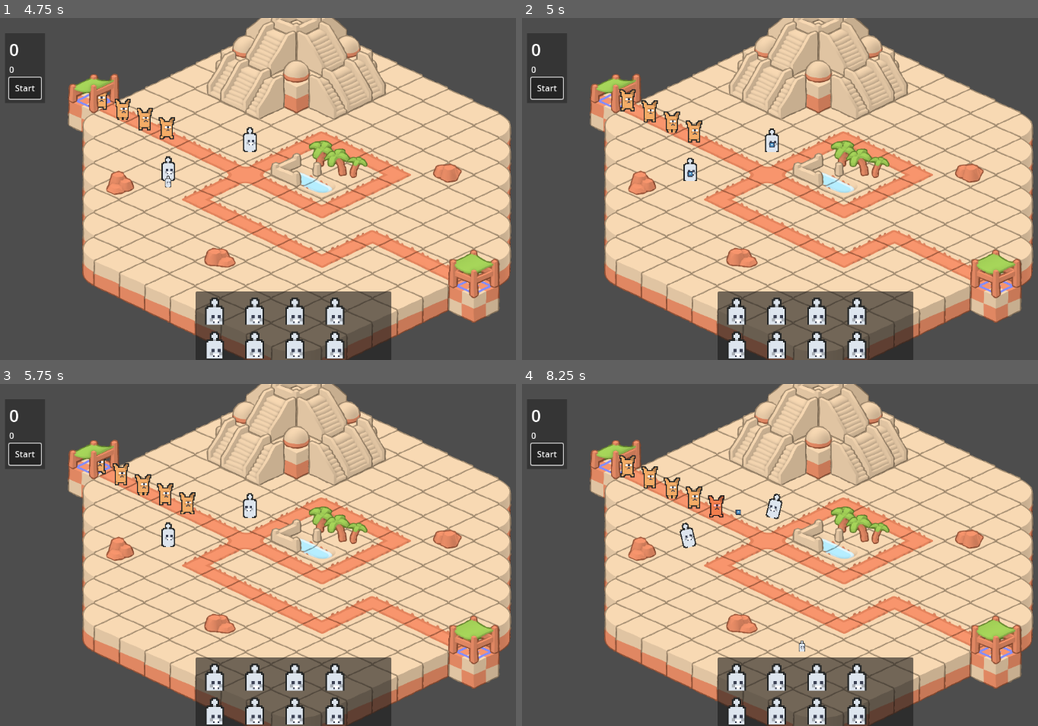
Above: before the commit, frames 1-4 (two rows, left to right).
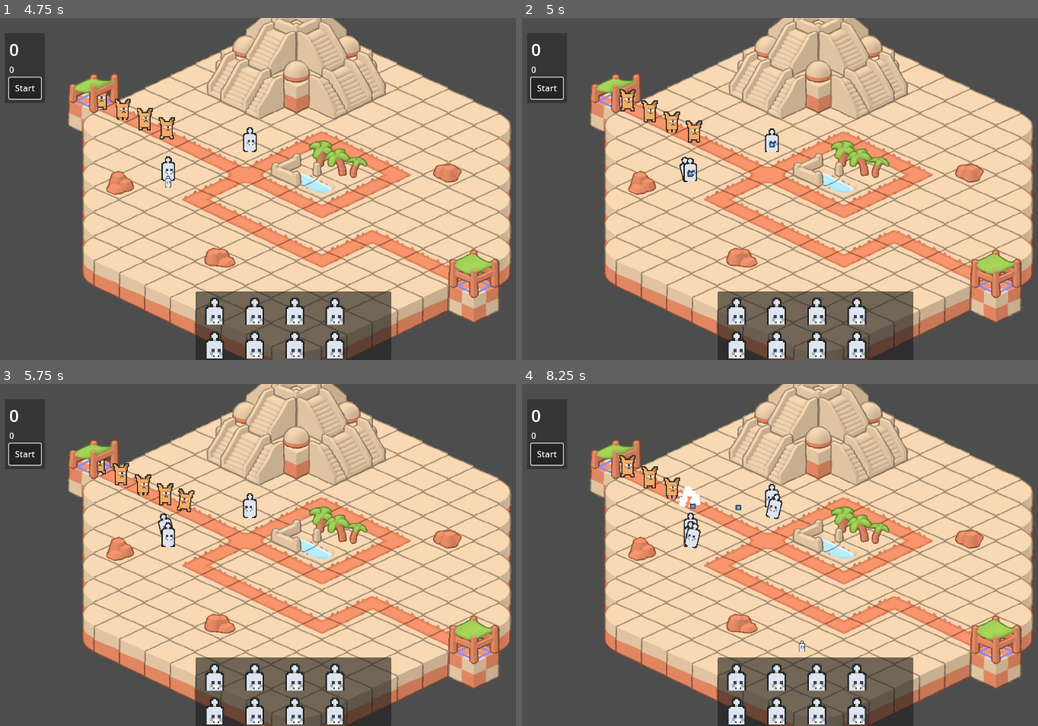
Above: after the commit, the same moments.

Repository: NJ140/brackeys-game-jam-2025.2
Game: Godot game, scene res://Levels/level.tscn
Same seed, same stepped clock (60 frames per second), same inputs: the game is played once before the commit and once after it. The engine's default icon, where the game draws it, is replaced by a stand-in: a white triangle on a blue panel in a dark square.
Inputs (mouse positions are in pixels of both pictures, inside the frame that each line leads up to):
- Up to frame 1 (4.75 s): click "Start" at 0.5 s; click "Start" at 1.25 s; tap Enter (ui_accept) at 2, 3.8 s; drag from (170, 171) to (113, 113) at 2.02 s; drag from (247, 141) to (129, 120) at 2.77 s; move the mouse to (294, 325) at 3.52 s; hold Right (ui_right) 3.53-4.25 s; hold Right mouse button (right_click) 3.53-4.25 s; click (294, 325) at 3.67 s; drag from (216, 308) to (170, 182) at 4.27 s
- Up to frame 2 (5 s): no input
- Up to frame 3 (5.75 s): drag from (216, 708) to (170, 537) at 5.02 s
- Up to frame 4 (8.25 s): drag from (774, 674) to (769, 507) at 5.77 s; move the mouse to (774, 708) at 6.52 s; hold Down (ui_down) 6.53-7.25 s; hold Enter (ui_accept) 6.53-7.25 s; click (774, 708) at 6.67 s; tap Escape (ui_cancel) at 7.15 s; drag from (816, 674) to (769, 517) at 7.27 s; drag from (816, 708) to (769, 517) at 8.02 s

Frame 1 is identical in both runs. In frame 2, less than 0.1% of the frame differs, in the area x 30-33%, y 40-49%; in frame 3, 0.3%; in frame 4, 0.8%, in the area x 29-50%, y 29-49%.
Error after the commit: Invalid call. Nonexistent function 'not_enogh_biscuits' in base 'RefCounted (_Player)'. (res://player.gd:37)

Commit message:
for the boys

Diff:
--- a/Julian/StreamPlayer.tscn
+++ b/Julian/StreamPlayer.tscn
@@ -5,5 +5,4 @@
 [node name="AudioStreamPlayer" type="AudioStreamPlayer"]
 stream = ExtResource("1_bgaxy")
 autoplay = true
-stream_paused = true
 bus = &"Music"
--- a/Kevin/Menu.gd
+++ b/Kevin/Menu.gd
@@ -56,11 +56,11 @@
 	if get_viewport().is_input_handled():
 		return
 	if in_subpage:
-		if e.is_action_pressed("ui_cancel") or e.is_action_pressed("ui_cancel"):
+		if e.is_action_pressed("ui_cancel"):
 			_leave_current_page()
 		return
 
-	if e.is_action_pressed("ui_down") or e.is_action_pressed("ui_down"):
+	if e.is_action_pressed("ui_down"):
 		_move(1)
 	elif e.is_action_pressed("ui_cancel") or e.is_action_pressed("ui_up"):
 		_move(-1)
--- a/Kevin/pages/ItemsPage.gd
+++ b/Kevin/pages/ItemsPage.gd
@@ -90,28 +90,28 @@
 	var at_left_edge := (selected % cols) == 0
 
 	# Back (Esc/B/Circle) → stop capturing and notify parent
-	if event.is_action_pressed("menu_back") or event.is_action_pressed("ui_cancel"):
+	if event.is_action_pressed("ui_cancel") or event.is_action_pressed("ui_cancel"):
 		focus_out()
 		emit_signal("request_back")
 		return
 
-	if event.is_action_pressed("menu_left") or event.is_action_pressed("ui_left"):
+	if event.is_action_pressed("ui_left"):
 		if at_left_edge:
 			focus_out()
 			emit_signal("request_back")
 			return
 		_move(-1, 0); accept_event(); return
 
-	if event.is_action_pressed("menu_right") or event.is_action_pressed("ui_right"):
+	if event.is_action_pressed("ui_right"):
 		_move(1, 0); accept_event(); return
 
-	if event.is_action_pressed("menu_down") or event.is_action_pressed("ui_down"):
+	if event.is_action_pressed("ui_down"):
 		_move(0, 1); accept_event(); return
 
-	if event.is_action_pressed("menu_up") or event.is_action_pressed("ui_up"):
+	if event.is_action_pressed("ui_up"):
 		_move(0, -1); accept_event(); return
 
-	if event.is_action_pressed("menu_confirm") or event.is_action_pressed("ui_accept"):
+	if event.is_action_pressed("ui_accept"):
 		_activate(); accept_event(); return
 
 func _move(dx: int, dy: int) -> void:
--- a/Kevin/pages/SkillsPage.gd
+++ b/Kevin/pages/SkillsPage.gd
@@ -223,11 +223,11 @@
 	if !_is_active():
 		return
 
-	if event.is_action_pressed("menu_left"):
+	if event.is_action_pressed("ui_left"):
 		_move_selection(-1); accept_event()
-	elif event.is_action_pressed("menu_right"):
+	elif event.is_action_pressed("ui_right"):
 		_move_selection(1); accept_event()
-	elif event.is_action_pressed("menu_confirm"):
+	elif event.is_action_pressed("ui_accept"):
 		_try_upgrade_selected(); accept_event()
 
 func _is_active() -> bool:
--- a/Kevin/pages/SystemPage.gd
+++ b/Kevin/pages/SystemPage.gd
@@ -173,17 +173,17 @@
 
 	var kind := _entry_kind(index)
 
-	if event.is_action_pressed("menu_back") or event.is_action_pressed("ui_cancel"):
+	if event.is_action_pressed("ui_cancel"):
 		focus_out()
 		emit_signal("request_back")
 		return
 
-	if event.is_action_pressed("menu_down") or event.is_action_pressed("ui_down"):
+	if event.is_action_pressed("ui_down"):
 		_move(1); accept_event(); return
-	if event.is_action_pressed("menu_up") or event.is_action_pressed("ui_up"):
+	if event.is_action_pressed("ui_up"):
 		_move(-1); accept_event(); return
 
-	if event.is_action_pressed("menu_left") or event.is_action_pressed("ui_left"):
+	if event.is_action_pressed("ui_left"):
 		match kind:
 			"button":
 				focus_out()
@@ -202,7 +202,7 @@
 					accept_event()
 		return
 
-	if event.is_action_pressed("menu_right") or event.is_action_pressed("ui_right"):
+	if event.is_action_pressed("ui_right"):
 		match kind:
 			"button":
 				pass
@@ -220,7 +220,7 @@
 					accept_event()
 		return
 
-	if event.is_action_pressed("menu_confirm") or event.is_action_pressed("ui_accept"):
+	if event.is_action_pressed("ui_accept"):
 		match kind:
 			"button":
 				_activate_button(entries[index]); accept_event()
--- a/Levels/level.tscn
+++ b/Levels/level.tscn
@@ -656,6 +656,5 @@
 text = "Start"
 
 [node name="AudioStreamPlayer" parent="." instance=ExtResource("11_ugh17")]
-stream_paused = false
 
 [connection signal="pressed" from="HUD/Stats/MarginContainer/VBoxContainer/Button" to="HUD/Stats" method="_on_button_pressed"]
--- a/Tower/tower.gd
+++ b/Tower/tower.gd
@@ -22,6 +22,7 @@
 @export var projectile_speed := 300 #pixels/sec
 @export var disabled = false
 
+var abilities := []
 var dict_enemies_in_range:Dictionary= {}
 var current_target = null
 
--- a/Tower/towers.gd
+++ b/Tower/towers.gd
@@ -3,6 +3,6 @@
 func _ready() -> void:
 	EventBus.TOWER.built.connect(add_tower)
 
-func add_tower(tower,pos):
+func add_tower(tower:Tower,pos:Vector2):
 	add_child(tower)
-	tower.pos
+	tower.global_position = pos
--- a/drop_tower.gd
+++ b/drop_tower.gd
@@ -1,10 +1,7 @@
 extends TextureRect
 
-@export var tower_data := {
-	"tower_type": null,
-	"abilities": [],
-	"level": 0
-}
+@export var tower_data :Tower.Type = Tower.Type.Ranger
+
 var tower_sprite_frame := preload("res://Tower/tower_sprite_frame.tres")
 var current_drag: Node2D = AnimatedSprite2D.new()
 var dragged = false
--- a/event_bus.gd
+++ b/event_bus.gd
@@ -38,3 +38,4 @@
 	signal took_damage(strength)
 	signal build_tower_invalid(reason)
 	signal earn_buiscuts(biscuits:Dictionary[BiscuitEconomy.Flavor,int])
+	signal update_biscuit_count(biscuits:Dictionary[BiscuitEconomy.Flavor,int])
--- a/player.gd
+++ b/player.gd
@@ -36,23 +36,24 @@
 	if data.cost > biscuits[BiscuitEconomy.Flavor.Plain]:
 		EventBus.PLAYER.not_enogh_biscuits()
 		return
+
 	biscuits[BiscuitEconomy.Flavor.Plain] -= data.cost
 	var new_tower = Tower.CREATE(data)
 	EventBus.TOWER.built.emit(new_tower,position)
 
 
 
-	EventBus.PLAYER.update_buiscut_count.emit(biscuits)
+	EventBus.PLAYER.update_biscuit_count.emit(biscuits)
 	pass
 
 func repair_tower(tower,amount):
-	EventBus.PLAYER.update_buiscut_count.emit(biscuits)
+	EventBus.PLAYER.update_biscuit_count.emit(biscuits)
 	pass
 
 func power_up_tower(tower,flavor):
-	EventBus.PLAYER.update_buiscut_count.emit(buiscuts)
+	EventBus.PLAYER.update_biscuit_count.emit(biscuits)
 	pass
 
 func level_up_tower(tower):
-	EventBus.PLAYER.update_buiscut_count.emit(buiscuts)
+	EventBus.PLAYER.update_biscuit_count.emit(biscuits)
 	pass
--- a/project.godot
+++ b/project.godot
@@ -20,6 +20,7 @@
 EventBus="*res://event_bus.tscn"
 WaveSpawner="*res://Rounds/wave_spawner.tscn"
 BiscuitEconomy="*res://Economy/biscuit_economy.gd"
+Player="*res://player.tscn"
 
 [file_customization]
 
